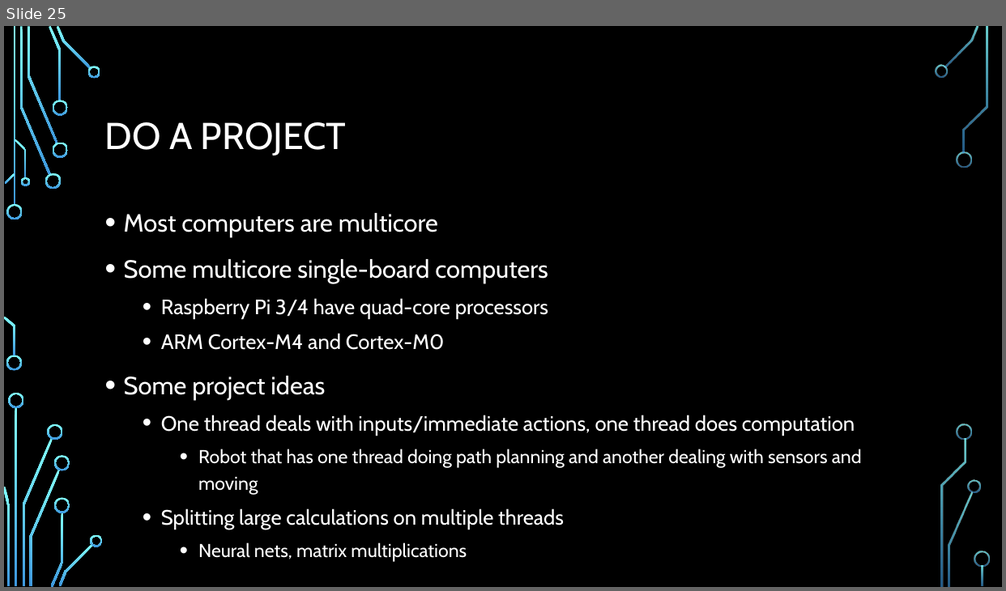
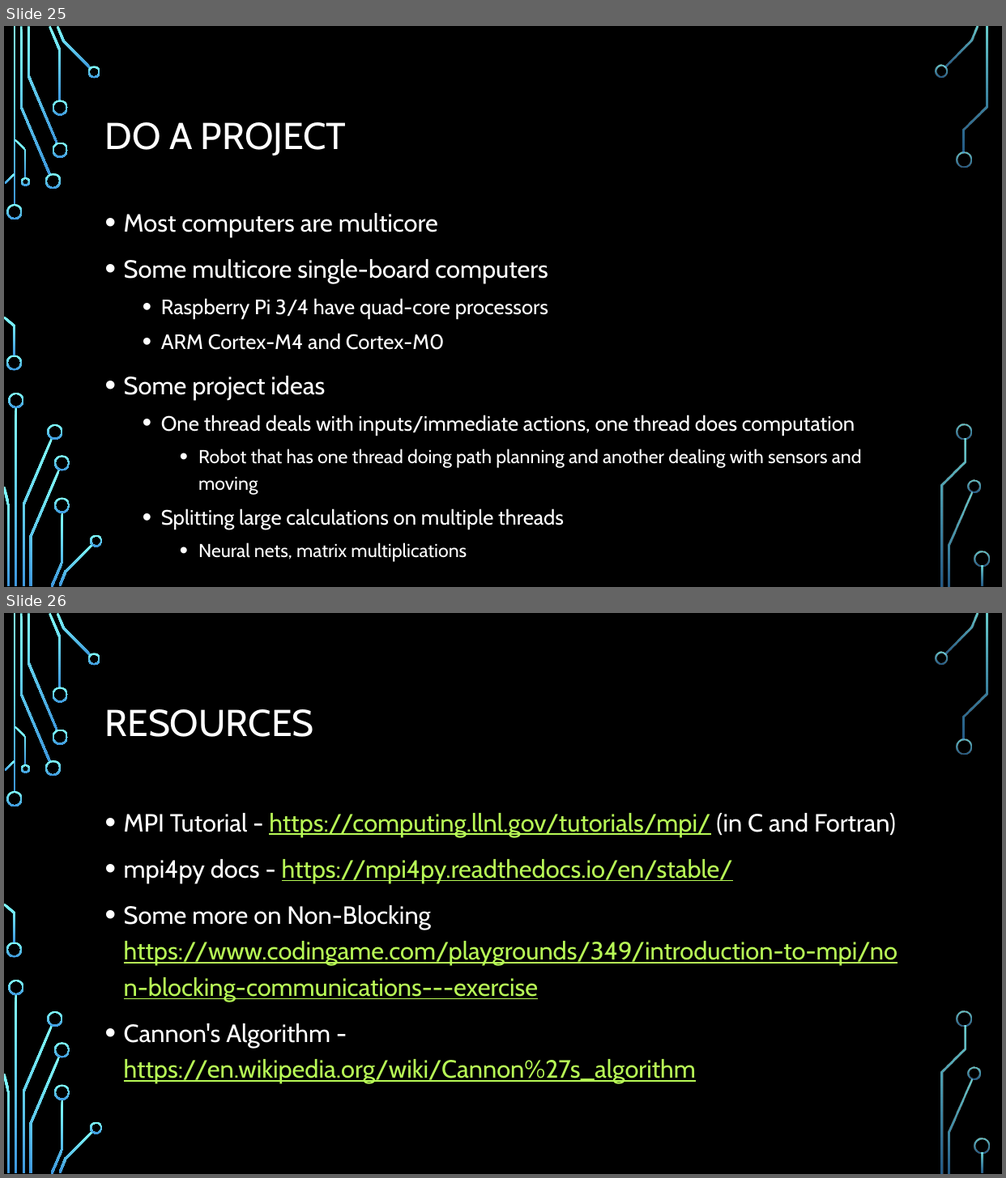
Before and after one commit to ValenYamamoto/IEEE_MPI_Workshop, a slide deck: MPI_Workshop.pptx. Shown one above the other, each under a label of ours: slide 25 before the commit, slides 25 and 26 after it. The pictures are 1006x591 and 1006x1178 pixels, drawn with LibreOffice and Linux fonts; fonts in the diff are those of the drawing; background and template pictures are left out. Boxes give left, top, right and bottom in pixels: in the first picture for what was removed or moved away, otherwise in the second. Text is boxed around its words. In the diff, an @@ line names an element or a change of style, - is before the commit and + after.

```diff
--- a/MPI_Workshop.pptx
+++ b/MPI_Workshop.pptx
@@ slide 26 added at [4,613,1002,1174], background picture (left out); not listed: 36 template elements that a slide beside it also shows @@
@@ title added at [105,709,314,737], 36 pt, text #FFFFFF @@
+RESOURCES
@@ text added at [124,813,897,1084], 24 pt, text #B8FA56, underline @@
+• MPI Tutorial - https://computing.llnl.gov/tutorials/mpi/ (in C and Fortran)
+• mpi4py docs - https://mpi4py.readthedocs.io/en/stable/
+• Some more on Non-Blocking https://www.codingame.com/playgrounds/349/introduction-to-mpi/non-blocking-communications---exercise
+• Cannon's Algorithm - https://en.wikipedia.org/wiki/Cannon%27s_algorithm
```
Also in this commit, not shown: 1 slide changed.
